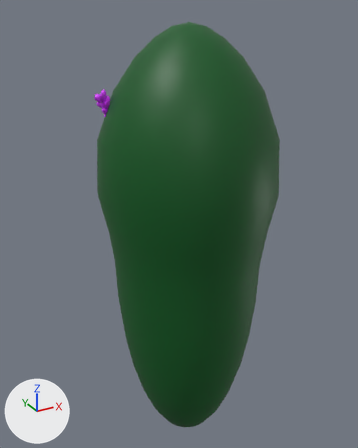
An edit to the glTF model asset/laven/laven-1.glb, drawn before and after from the same camera.
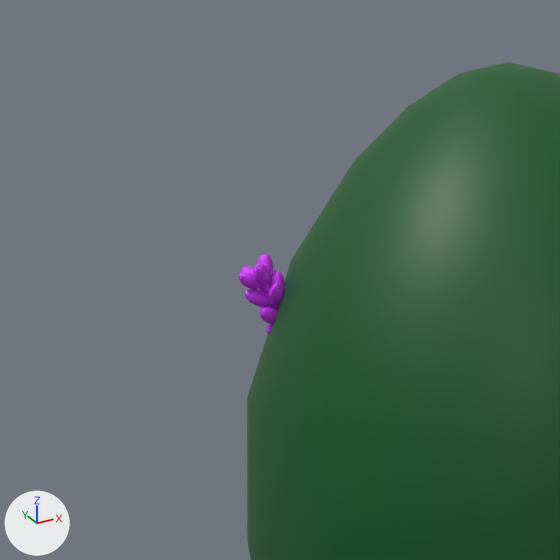
Each version is shown whole from a camera (50 mm lens) standing at (-1.1, -1.91, 1.5) and looking at (-0.01, 0.06, 0.52), then close up on the part from 3% to 58% of the width and 0% to 44% of the height. The axes (+X, +Y, +Z) are drawn at lower left. The lights are the same throughout. The older version's two pictures come first. Where no turn or scale is listed for an object, it has been applied to the vertices.

The older version as bpy lines, for what is in view:
```python
me_icosphere_093 = bpy.data.meshes.new('Icosphere.093')
me_icosphere_093.from_pydata(...)  # 5758 vertices, 11132 faces; spans x -0.386..0.004, y -0.017..0.161, z 0.013..1.18
# faces by material slot: [7600, 3532]
me_icosphere_093.materials.append(mat_material_001)  # purple #d637ff
me_icosphere_093.materials.append(mat_material_002)  # green #3b8115
me_sphere_001 = bpy.data.meshes.new('Sphere.001')
me_sphere_001.from_pydata(...)  # 482 vertices, 960 faces; spans x -0.42..0.42, y -0.42..0.42, z -1.07..1.08
me_sphere_001.materials.append(mat_material_003)  # dark green #00581e
ob_icosphere_093 = bpy.data.objects.new('Icosphere.093', me_icosphere_093)
ob_icosphere_093.location = (0.0, 0.0, 0.0)
ob_sphere = bpy.data.objects.new('Sphere', me_sphere_001)
ob_sphere.location = (0.0, 0.0, 0.365)
```
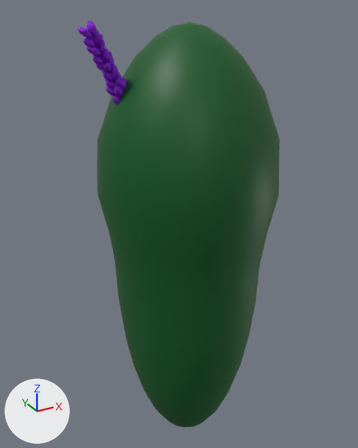
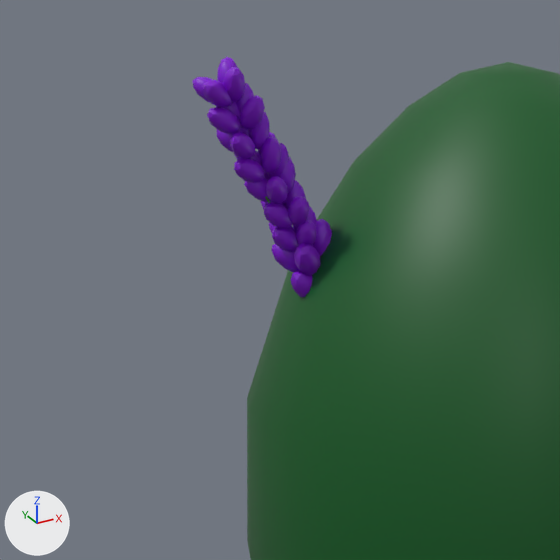
The change in detail:
Material 'Material.013' (mat_material_013) is new.
Its base color is (0.22, 0.0, 0.638) (purple #8100d1).
Mesh me_icosphere_006 is new.
It has 5758 vertices, 11132 faces and spans x -0.474..0.007, y -0.056..0.088, z 0.017..1.455.
Faces by material slot: [7600, 3532].
It uses material mat_material_013 (purple #8100d1).
It uses material mat_material_002 (green #3b8115).
Object 'Icosphere.093' (ob_icosphere_093) is deleted.
Object 'Icosphere.001' (ob_icosphere_001) is new; it shows me_icosphere_006.
Its location is (0.0, 0.0, 0.0).

Pixel boxes (x1, y1, x2, y2) of what changed, in the close-ups (560 x 560 px):
'Icosphere.001', added
    after: (193, 57, 332, 297)
    faces in mat_material_013 (purple #8100d1): (193, 57, 332, 297)
'Icosphere.093', deleted
    before: (238, 253, 284, 334)
